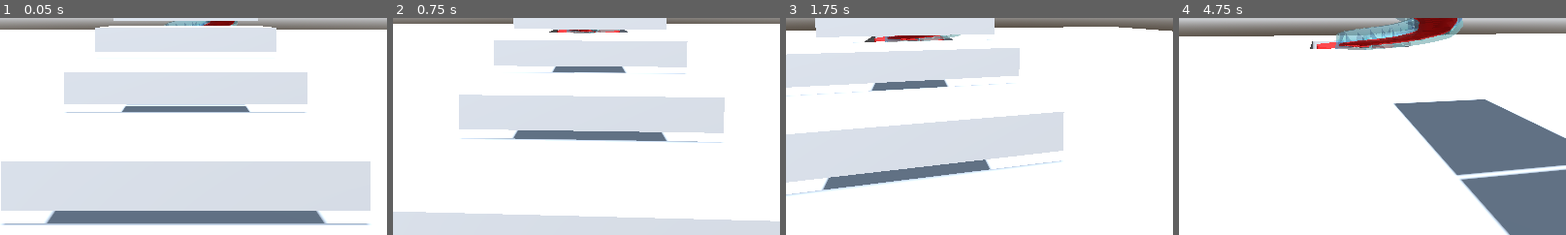
Above: before the commit, frames 1-4 (left to right).
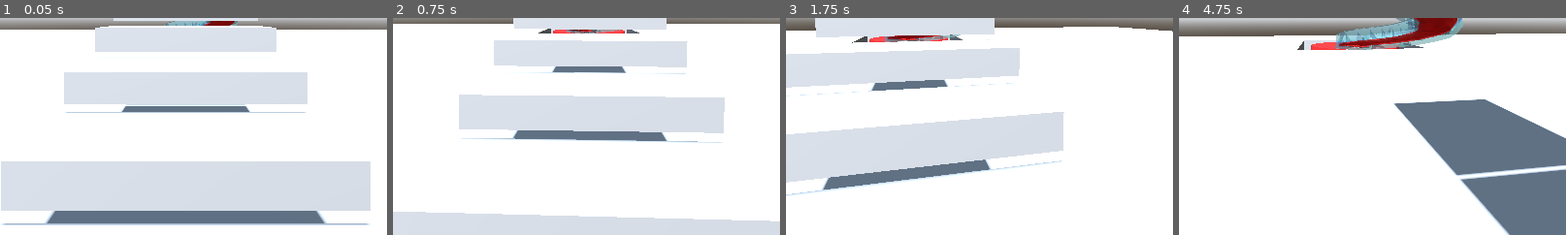
Above: after the commit, the same moments.

Repository: evangelipeep/Red-Wave
Game: Godot game, scene res://world/TestPlayground.tscn
Same seed, same stepped clock (60 frames per second), same inputs: the game is played once before the commit and once after it. The project has no main scene, so this scene is started directly.
Inputs (mouse positions are % of the whole screen's width and height, from its top left):
- Up to frame 1 (0.05 s): no input
- Up to frame 2 (0.75 s): tap Enter at 0.5 s; move the mouse to (49, 52) at 0.52 s; hold W (move_forward) from 0.53 s (still down); hold Space (jump) from 0.53 s (still down)
- Up to frame 3 (1.75 s): keep holding W (move_forward); move the mouse to (57, 51) at 1.27 s; release Space (jump) at 1.28 s; tap Shift (sprint) at 1.35 s; tap Space (jump) at 1.52, 1.55 s
- Up to frame 4 (4.75 s): tap Space (jump) at 1.82, 3.02, 3.05, 3.32, 4.52, 4.55 s; move the mouse to (42, 49) at 2.02 s; hold Space (jump) 2.03-2.78 s; move the mouse to (51, 50) at 2.77 s; release W (move_forward) at 2.78 s; hold A (move_left) 2.78-3.53 s; tap Shift (sprint) at 2.85, 4.35 s; move the mouse to (46, 48) at 3.52 s; hold Space (jump) 3.53-4.28 s; hold W (move_forward) from 3.53 s (still down); move the mouse to (55, 50) at 4.27 s
The pictures show only the part of the screen within x 26-76%, y 50-100%; the shares and areas given below are measured in that part.

Frame 1 is identical in both runs. In frame 2, 0.2% of the frame differs, in the area x 37-64%, y 4-8%; in frame 3, 0.3%; in frame 4, 0.4%, in the area x 30-64%, y 10-15%.

Commit message:
fix(swim): плавание в стиле Minecraft без катапульты + бассейн глубиной 6 м

Diff:
--- a/player/PlayerController.gd
+++ b/player/PlayerController.gd
@@ -21,8 +21,9 @@
 @export var ground_accel: float = 12.0
 @export var air_accel: float = 3.0
 @export var swim_accel: float = 6.0
-@export var buoyancy: float = 16.0          # сила выталкивания к поверхности
-@export var water_exit_speed: float = 9.0   # рывок при выпрыгивании из воды
+@export var swim_rise_speed: float = 3.5     # всплытие/погружение (Space/Ctrl)
+@export var swim_idle_sink: float = 0.8      # лёгкое погружение в покое
+@export var swim_vertical_accel: float = 12.0
 
 var swimming: bool = false
 var _water_surface_y: float = 0.0           # уровень поверхности текущей воды
@@ -105,38 +106,30 @@
 	var input := Input.get_vector("move_left", "move_right", "move_forward", "move_back")
 	# Глубина «головы»: >0 — голова под водой, <0 — над поверхностью.
 	var depth := _water_surface_y - (global_position.y + 0.9)
-	var near_surface := depth < 0.5
 
-	# У поверхности Space = ВЫПРЫГНУТЬ из воды (рывок вверх + вперёд по взгляду).
-	if near_surface and Input.is_action_just_pressed("jump"):
-		var look := _cam.global_transform.basis * Vector3(input.x, 0.0, input.y)
-		var lh := Vector3(look.x, 0.0, look.z)
-		if lh.length() > 0.01:
-			lh = lh.normalized()
-		velocity = Vector3(lh.x * swim_speed * 1.5, water_exit_speed, lh.z * swim_speed * 1.5)
-		move_and_slide()
-		_cam.update_motion(1.0, false, delta, true)
-		return
-
-	# Плаваем туда, куда смотрим (горизонталь), вертикаль — выталкивание + гребки.
+	# Горизонталь — туда, куда смотрим.
 	var dir := _cam.global_transform.basis * Vector3(input.x, 0.0, input.y)
 	var horiz := Vector3(dir.x, 0.0, dir.z)
 	if horiz.length() > 1.0:
 		horiz = horiz.normalized()
-
-	var vy := velocity.y
-	vy += (clampf(depth, -0.6, 1.5) * buoyancy - _gravity * 0.18) * delta
-	vy = move_toward(vy, 0.0, swim_speed * delta)   # сопротивление воды
-	if Input.is_action_pressed("jump"):
-		vy += buoyancy * 0.15                        # грести вверх (глубже поверхности)
-	if Input.is_action_pressed("swim_down"):
-		vy -= swim_speed
-
 	velocity.x = lerp(velocity.x, horiz.x * swim_speed, clampf(swim_accel * delta, 0.0, 1.0))
 	velocity.z = lerp(velocity.z, horiz.z * swim_speed, clampf(swim_accel * delta, 0.0, 1.0))
-	velocity.y = vy
+
+	# Вертикаль (как в Minecraft): Space — всплывать, Ctrl — нырять, иначе медленно тонуть.
+	# Когда всплываешь к поверхности и продолжаешь жать Space — мягко выходишь из воды
+	# (уносишь вверх скорость ≤ swim_rise_speed), без катапульты.
+	var target_vy := -swim_idle_sink
+	if Input.is_action_pressed("jump"):
+		target_vy = swim_rise_speed
+	elif Input.is_action_pressed("swim_down"):
+		target_vy = -swim_rise_speed
+	# Над поверхностью без всплытия не «вылетаем» — мягко тянем вниз.
+	if depth < 0.0 and not Input.is_action_pressed("jump"):
+		target_vy = minf(target_vy, -0.5)
+	velocity.y = move_toward(velocity.y, target_vy, swim_vertical_accel * delta)
+
 	move_and_slide()
-	_cam.update_motion(velocity.length() / swim_speed, false, delta, false)
+	_cam.update_motion(Vector2(velocity.x, velocity.z).length() / swim_speed, false, delta, false)
 	_was_on_floor = false
 
 # --- Катание с горки (управляется SlideRail). ---
--- a/systems/slide/SlideRail.gd
+++ b/systems/slide/SlideRail.gd
@@ -151,9 +151,9 @@
 	# Чаша-яма (под неё в TestPlayground вырезано отверстие в полу).
 	var end := _path.curve.get_point_position(_path.curve.point_count - 1)
 	var center := end + Vector3(0, 0, -3)
-	var floor_y := -2.0
+	var floor_y := -6.0
 	var surface_y := -0.1
-	var radius := 4.0
+	var radius := 4.5
 
 	# Дно чаши (физическое) — страховка, если в мире нет своего пола.
 	var basin := CSGCylinder3D.new()
--- a/world/TestPlayground.tscn
+++ b/world/TestPlayground.tscn
@@ -27,13 +27,13 @@
 use_collision = true
 
 [node name="Floor" type="CSGBox3D" parent="Ground"]
-transform = Transform3D(1, 0, 0, 0, 1, 0, 0, 0, 1, 0, -2, 0)
-size = Vector3(80, 4, 80)
+transform = Transform3D(1, 0, 0, 0, 1, 0, 0, 0, 1, 0, -7, 0)
+size = Vector3(80, 14, 80)
 
 [node name="Pit" type="CSGBox3D" parent="Ground"]
-transform = Transform3D(1, 0, 0, 0, 1, 0, 0, 0, 1, 0, -1, -24)
+transform = Transform3D(1, 0, 0, 0, 1, 0, 0, 0, 1, 0, -2, -24)
 operation = 2
-size = Vector3(9, 2, 9)
+size = Vector3(11, 8, 11)
 
 [node name="SlideRail" parent="." instance=ExtResource("2")]
 
